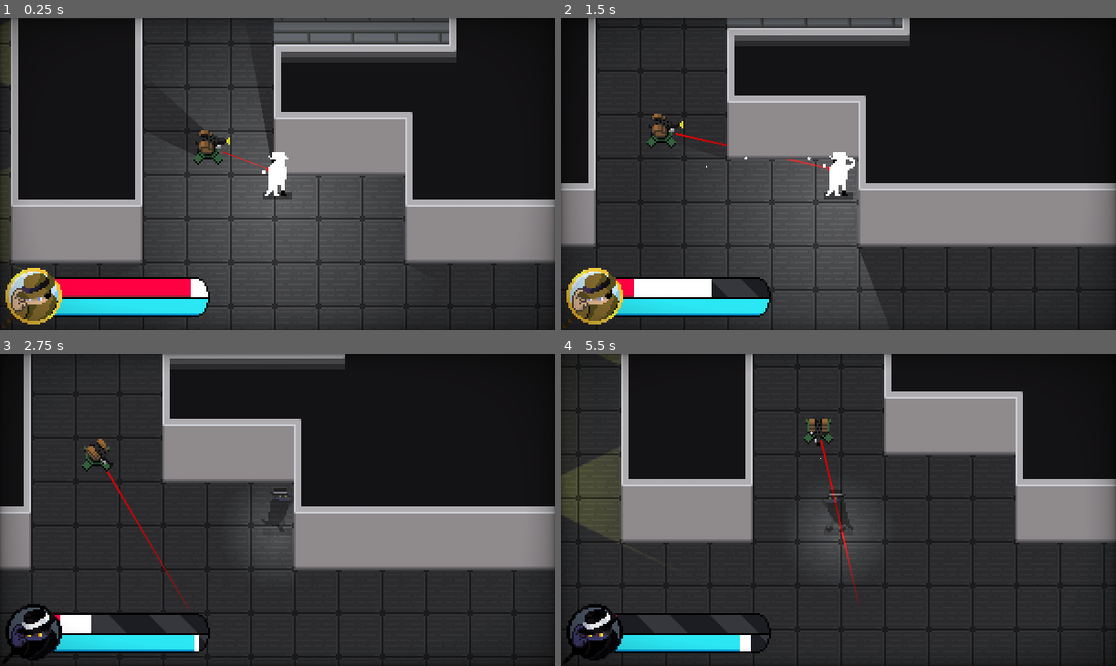
Above: before the commit, frames 1-4 (two rows, left to right).
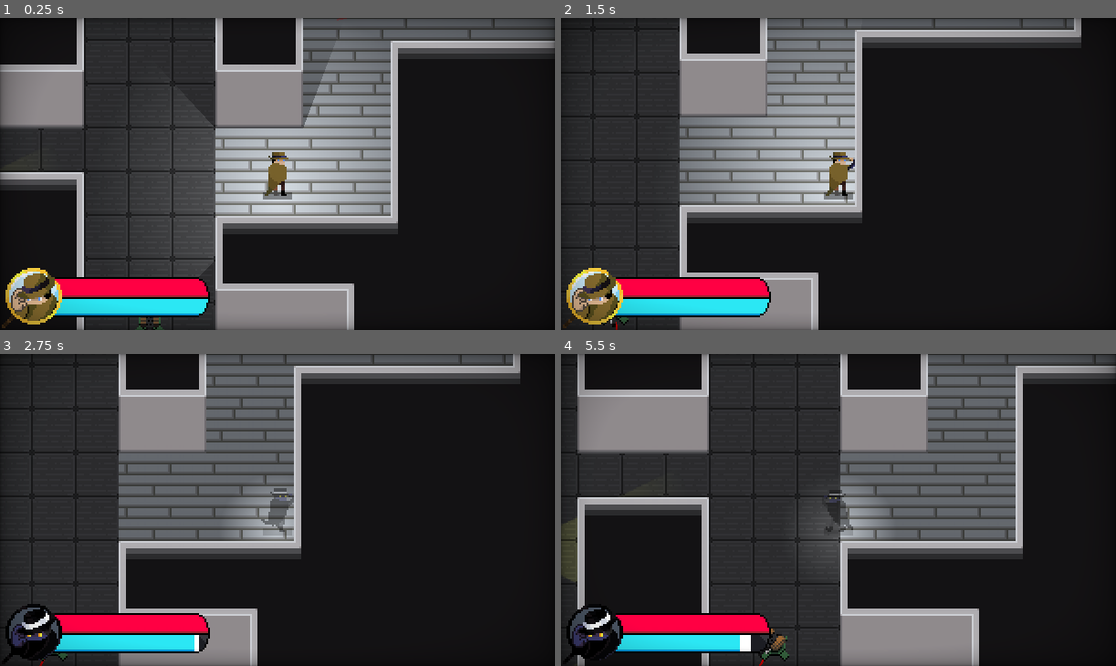
Above: after the commit, the same moments.

Repository: Cabidge/SGD1
Game: Godot game, scene res://assets/Main.tscn
Same seed, same stepped clock (60 frames per second), same inputs: the game is played once before the commit and once after it. The engine's default icon, where the game draws it, is replaced by a stand-in: a white triangle on a blue panel in a dark square.
Inputs (mouse positions are in pixels of both pictures, inside the frame that each line leads up to):
- Up to frame 1 (0.25 s): no input
- Up to frame 2 (1.5 s): move the mouse to (960, 158) at 0.52 s; press the mouse at (960, 158) at 0.53 s; hold D (move_right) 0.53-1.28 s; move the mouse to (727, 189) at 1.27 s; release the mouse at (727, 189) at 1.28 s; hold S (move_down) from 1.28 s (still down); right-click (727, 189) at 1.35 s
- Up to frame 3 (2.75 s): move the mouse to (333, 441) at 2.02 s; release S (move_down) at 2.03 s; press the mouse at (333, 441) at 2.03 s; hold D (move_right) from 2.03 s (still down)
- Up to frame 4 (5.5 s): move the mouse to (810, 572) at 2.77 s; release D (move_right) at 2.78 s; release the mouse at (810, 572) at 2.78 s; hold W (move_up) 2.78-3.53 s; right-click (810, 572) at 2.85 s; move the mouse to (1005, 556) at 3.52 s; press the mouse at (1005, 556) at 3.53 s; hold A (move_left) 3.53-5.03 s; move the mouse to (672, 463) at 4.27 s; release the mouse at (672, 463) at 4.28 s; right-click (672, 463) at 4.35 s; move the mouse to (866, 510) at 5.02 s; press the mouse at (866, 510) at 5.03 s; hold S (move_down) from 5.03 s (still down)

The runs differ from the first frame. In frame 1, 61% of the frame differs, in the area x 0-100%, y 0-100%; in frame 2, 53%; in frame 3, 53%; in frame 4, 61%.

Commit message:
Moved player so they don't get spammed to death as soon as the game starts

Diff:
--- a/levels/DebugLevel.tscn
+++ b/levels/DebugLevel.tscn
@@ -293,7 +293,7 @@
 script = ExtResource( 1 )
 
 [node name="Player" parent="YSort" instance=ExtResource( 8 )]
-position = Vector2( 506, 275 )
+position = Vector2( 538, 181 )
 
 [node name="Turret2" parent="YSort" instance=ExtResource( 7 )]
 position = Vector2( 668, 64 )
